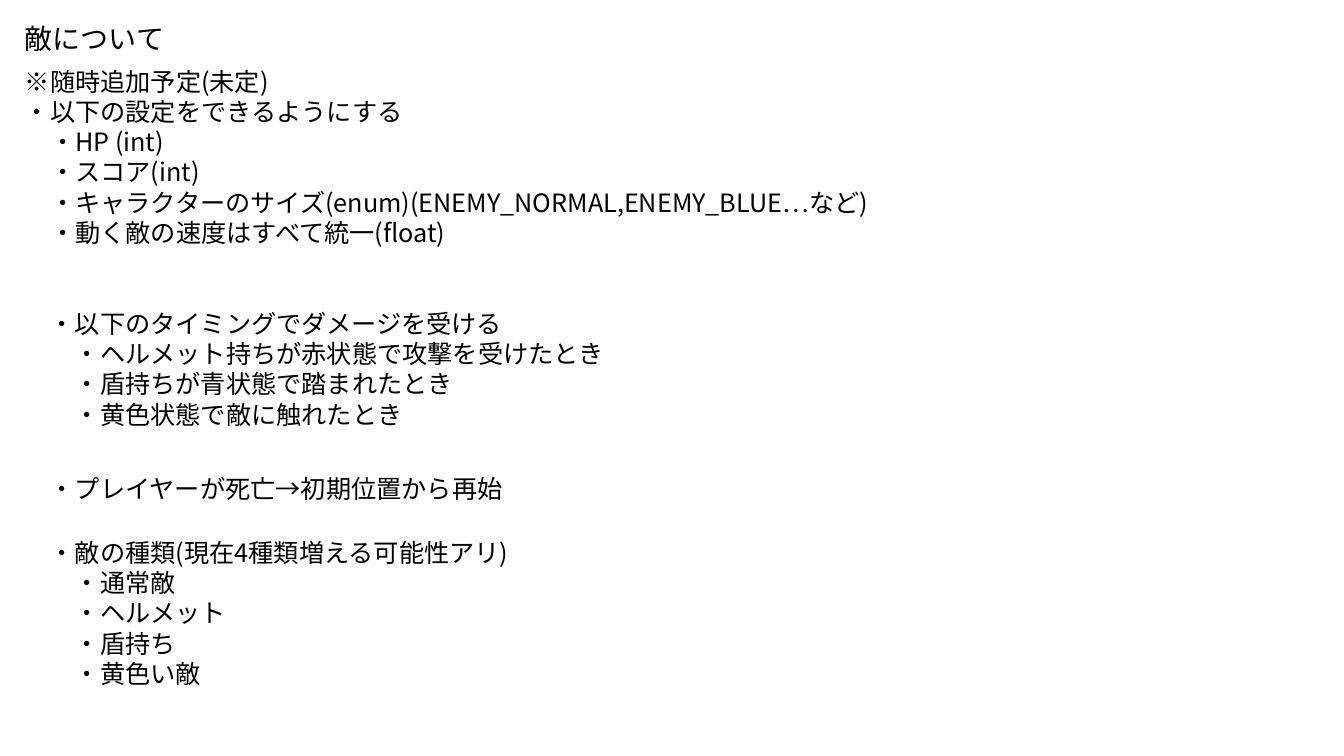
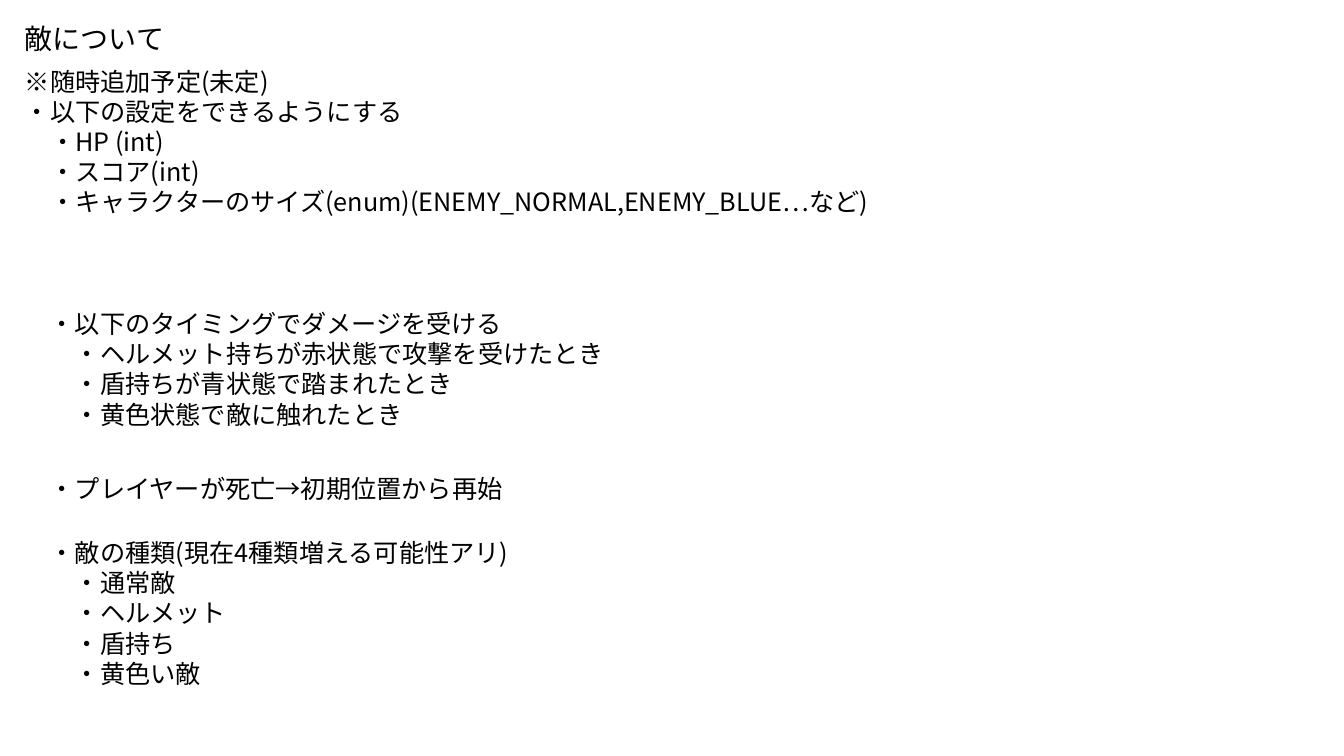
Before and after one commit to Akiyoshi-2/GameProbuctionPractice1, a slide deck: slide 1 of 仕様書/敵.pptx. Drawn at 1344x756 pixels with LibreOffice and Linux fonts; fonts in the diff are those of the drawing. Boxes give left, top, right and bottom in pixels: in the first picture for what was removed or moved away, otherwise in the second. Text is boxed around its words. In the diff, an @@ line names an element or a change of style, - is before the commit and + after.

Commit message:
仕様書/敵内容変更

```diff
--- a/仕様書/敵.pptx
+++ b/仕様書/敵.pptx
@@ text at (50,216,445,247): paragraph removed @@
-・動く敵の速度はすべて統一(float)
```
Also in this commit, not shown: 1 slide added.
